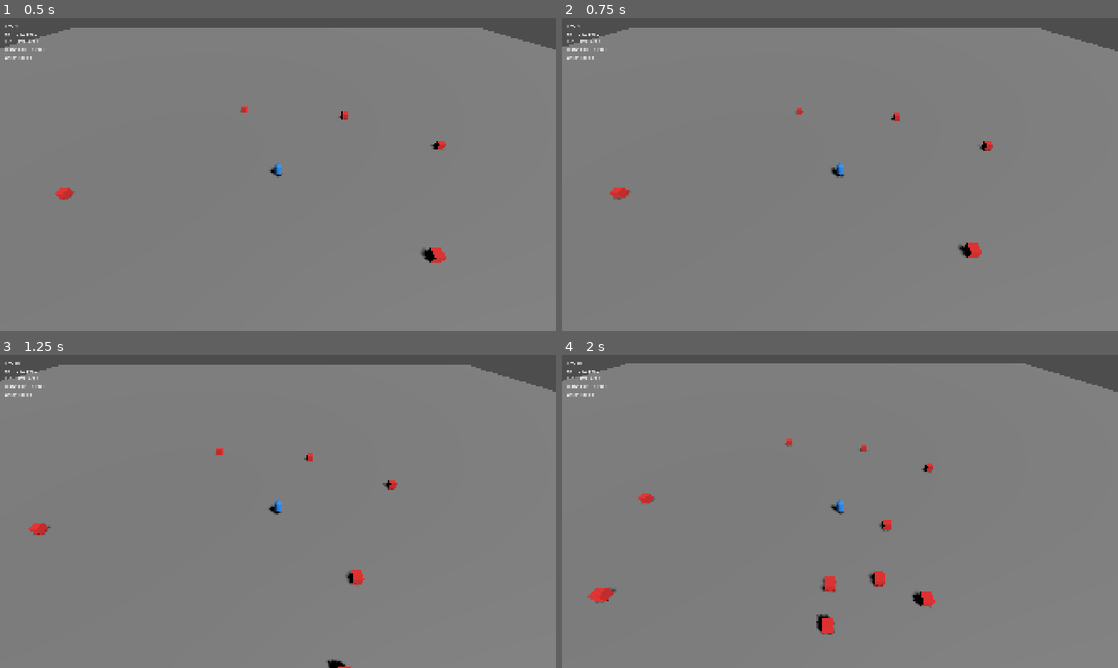
Above: before the commit, frames 1-4 (two rows, left to right).
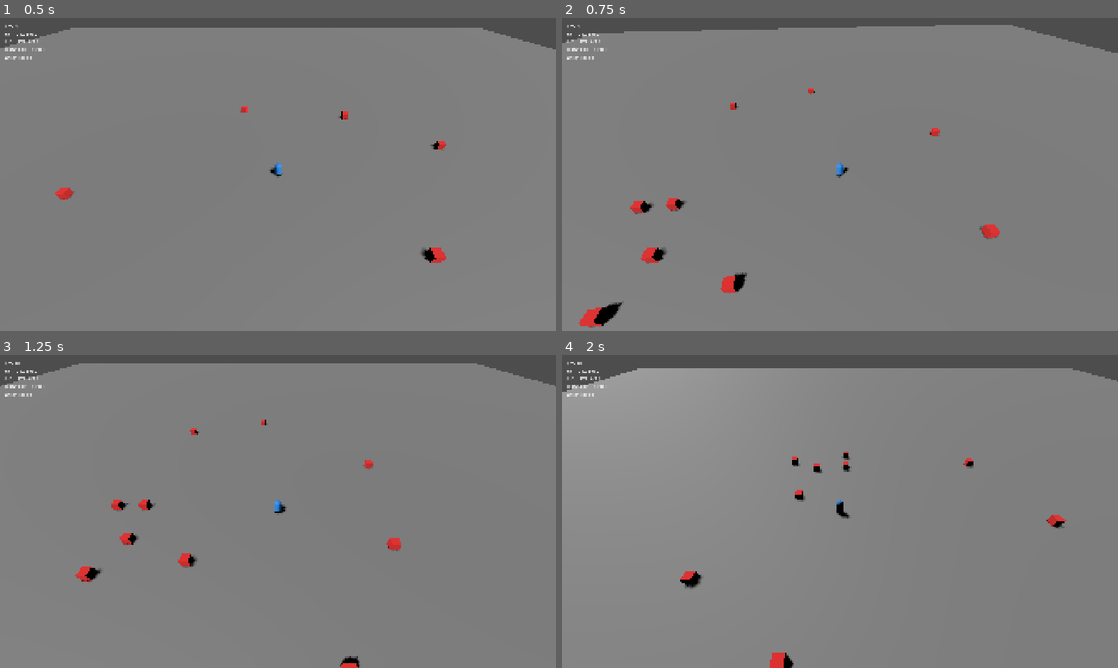
Above: after the commit, the same moments.

Repository: lenovo-li/rift-cleansers
Game: Godot game, scene res://scenes/game_scene.tscn
The game is run twice, just before and just after one commit, with the same random seed, the same clock (stepped at 60 frames per second) and the same inputs. This scene is started directly instead of the project's main scene.
Inputs (mouse positions are in pixels of both pictures, inside the frame that each line leads up to):
- Up to frame 1 (0.5 s): no input
- Up to frame 2 (0.75 s): tap Enter (ui_accept) at 0.5 s; move the mouse to (962, 158) at 0.52 s; hold D (move_right) from 0.53 s (still down); tap Space (dash) at 0.6 s
- Up to frame 3 (1.25 s): keep holding D (move_right); tap Enter (ui_accept) at 0.77 s
- Up to frame 4 (2 s): move the mouse to (728, 527) at 1.27 s; release D (move_right) at 1.28 s; hold S (move_down) from 1.28 s (still down); tap Space (dash) at 1.35 s; tap Enter (ui_accept) at 1.52 s

Frame 1 is identical in both runs. In frame 2, 2.3% of the frame differs, in the area x 0-100%, y 2-99%; in frame 3, 2.0%; in frame 4, 6.0%, in the area x 0-100%, y 2-100%.

Commit message:
fix: 玩家转向 + 敌人击退 + 清理根目录文档
修复：
1. 玩家朝移动方向转身（盾击不再永远朝一个方向）
2. 敌人实现apply_knockback方法（盾击击退生效）
3. 删除根目录7个临时状态文档

清理的文档：
- M0_FINAL_STATUS.md
- M1_FINAL_DELIVERY.md
- M1_OPTION_A_DELIVERY.md
- M1_STATUS.md
- M1_WEEK1_COMPLETE.md
- M1_WEEK1_TEST_GUIDE.md
- PROJECT_STATUS.md

测试结果：
- 单元测试: 12/12通过 ✓
- 60秒模拟: Lv6, 170 HP ✓
- 玩家转向正常
- 击退功能工作

Diff:
--- a/gameplay/actors/enemy_ai.gd
+++ b/gameplay/actors/enemy_ai.gd
@@ -12,6 +12,7 @@
 var target_player: Node3D = null
 var attack_timer: float = 0.0
 var is_alive: bool = true
+var knockback_velocity: Vector3 = Vector3.ZERO
 
 
 func _ready() -> void:
@@ -36,7 +37,13 @@
 	var direction: Vector3 = (target_player.global_position - global_position).normalized()
 	direction.y = 0.0
 
-	velocity = direction * move_speed
+	# 应用击退，然后正常移动
+	if knockback_velocity.length_squared() > 0.01:
+		velocity = knockback_velocity
+		knockback_velocity = knockback_velocity.lerp(Vector3.ZERO, 0.1)
+	else:
+		velocity = direction * move_speed
+
 	move_and_slide()
 
 	# 攻击冷却
@@ -79,3 +86,7 @@
 		game_session.add_experience(exp_reward)
 
 	queue_free()
+
+
+func apply_knockback(impulse: Vector3) -> void:
+	knockback_velocity = impulse
--- a/gameplay/actors/player_m1.gd
+++ b/gameplay/actors/player_m1.gd
@@ -38,6 +38,9 @@
 	if direction:
 		velocity.x = direction.x * SPEED
 		velocity.z = direction.z * SPEED
+		# 朝移动方向转身
+		var target_rotation: float = atan2(direction.x, -direction.z)
+		rotation.y = lerp_angle(rotation.y, target_rotation, 0.2)
 	else:
 		velocity.x = move_toward(velocity.x, 0, SPEED)
 		velocity.z = move_toward(velocity.z, 0, SPEED)
Not shown, removed: M0_FINAL_STATUS.md
Not shown, removed: M1_FINAL_DELIVERY.md
Not shown, removed: M1_OPTION_A_DELIVERY.md
Not shown, removed: M1_STATUS.md
Not shown, removed: M1_WEEK1_COMPLETE.md
Not shown, removed: M1_WEEK1_TEST_GUIDE.md
Not shown, removed: PROJECT_STATUS.md
